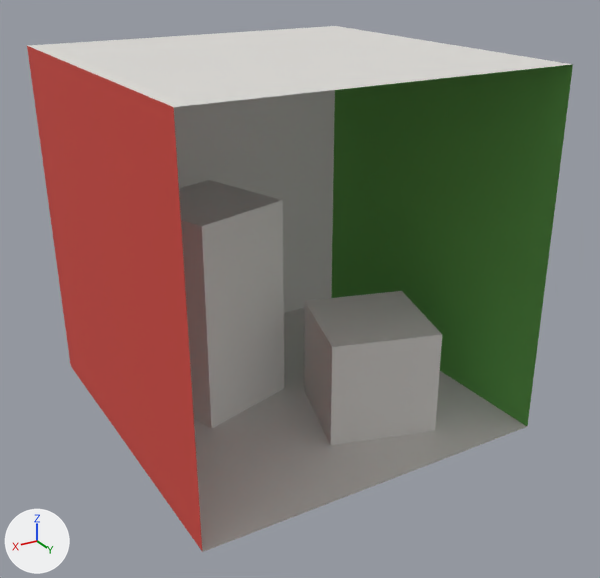
One commit to the OBJ model scenes/cornell/cornell.obj: the scene before it, then after it.
Rendered twice from a 50 mm lens placed at (871.0, 766.0, 707.0), pointed at (269.0, -239.0, 204.0). The lights are fixed; the arrows at lower left show +X, +Y and +Z. Where no turn or scale is listed for an object, it has been applied to the vertices. Vertices at the same position are counted once.

Names of what the first picture shows: 'cornell'.
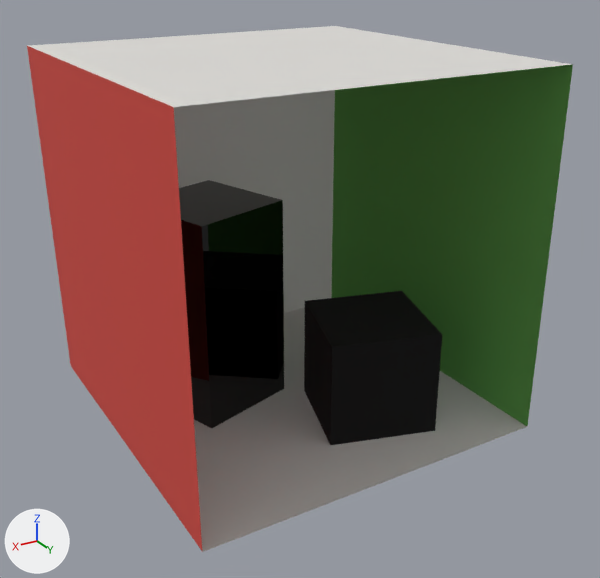
Where the change shows, as pixel boxes [x1, y1, x2, y2] in the pictures (600 x 578 px):
part 1 of me_cornell, recoloured (grey to black): [179, 180, 284, 429] in both
part 2 of me_cornell, recoloured (grey to black): [304, 291, 442, 445] in both

The edits, one by one:
Material 'Mirror' (mat_mirror) is new.
Its base color is (0.0, 0.0, 0.0) (black #000000).
Its roughness is 0.0.
Material 'Glass' (mat_glass) is new.
Its base color is (0.0, 0.0, 0.0) (black #000000).
Its roughness is 0.968.
me_cornell has 28 vertices, 32 faces and spans x 0.0..556.0, y -559.0..0.0, z 0.0..549.0.
me_cornell is used by ob_cornell; location (0.0, 0.0, 0.0).
me_cornell part 1: all 10 faces centred in x 281.0..456.0, y -439.0..-263.0, z 110.0..330.0 switch from mat_white (light grey #dddbd7) to mat_mirror (black #000000).
me_cornell part 2: all 10 faces centred in x 98.0..273.0, y -256.0..-81.0, z 55.0..165.0 switch from mat_white (light grey #dddbd7) to mat_glass (black #000000).
